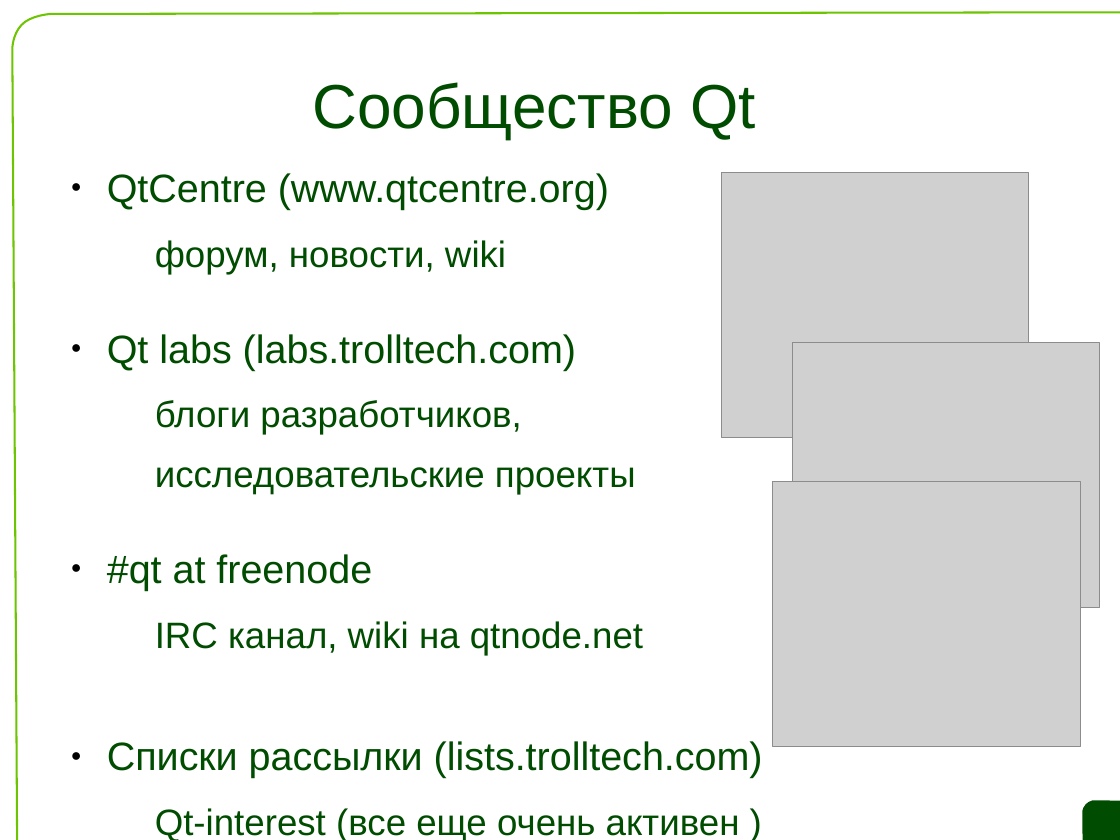
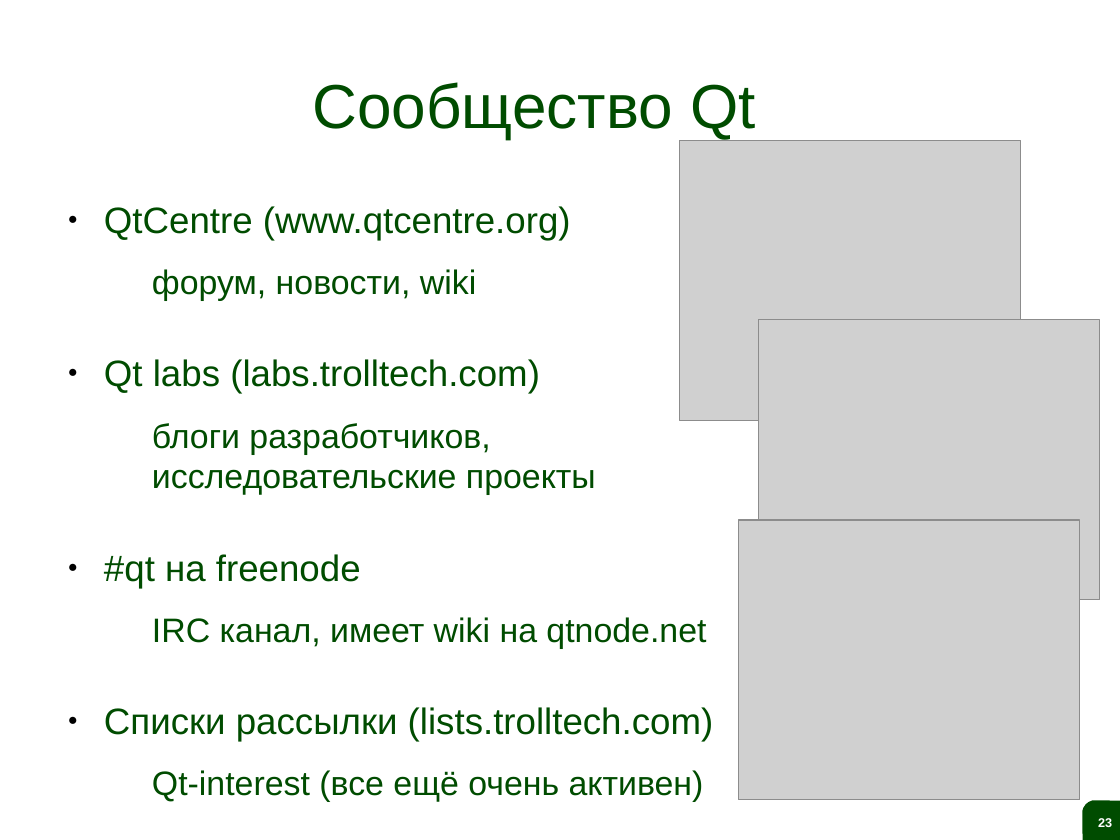
Before and after one commit to saa/qecm, a slide deck: slide 23 of Lectures and Exercises/L01 - The ideas behind Qt and a live demo/L1 Slides.odp. Drawn at 1120x840 pixels with LibreOffice and Linux fonts; fonts in the diff are those of the drawing; grey boxes stand for pictures; background and template pictures are left out. Boxes give left, top, right and bottom in pixels: in the first picture for what was removed or moved away, otherwise in the second. Text is boxed around its words. In the diff, an @@ line names an element or a change of style, - is before the commit and + after.

```diff
--- a/Lectures and Exercises/L01 - The ideas behind Qt and a live demo/L1 Slides.odp
+++ b/Lectures and Exercises/L01 - The ideas behind Qt and a live demo/L1 Slides.odp
@@ freeform shape removed at (12, 12, 1120, 840) @@
@@ picture: place and size @@
-picture at (722, 173, 1030, 438)
+picture at (680, 140, 1021, 421)
@@ text "QtCentre (www.qtcentre.org)": place and size @@
-text "QtCentre (www.qtcentre.org)" at (107, 173, 763, 840)
+text "QtCentre (www.qtcentre.org)" at (104, 206, 714, 802)
@@ text at (104, 206, 714, 742): size 28 to 26 pt in "QtCentre (www.qtcentre.org)", "Qt labs (labs.trolltech.com)", "Списки рассылки (lists.trolltech.com)"; size 26 to 24 pt in "форум, новости, wiki" @@
@@ picture: place and size @@
-picture at (793, 344, 1101, 609)
+picture at (758, 320, 1100, 601)
@@ text at (104, 423, 706, 649): text changed; size 26 to 24 pt @@
-  блоги разработчиков,
-  исследовательские проекты
-● #qt at freenode
-  IRC канал, wiki на qtnode.net
+  блоги разработчиков,
+  исследовательские проекты
+● #qt на freenode
+  IRC канал, имеет wiki на qtnode.net
@@ picture: place and size @@
-picture at (773, 482, 1081, 747)
+picture at (739, 520, 1080, 801)
@@ text at (152, 770, 704, 802): text changed; size 26 to 24 pt @@
-  Qt-interest (все еще очень активен )
+  Qt-interest (все ещё очень активен)
@@ freeform shape removed at (1082, 801, 1120, 840) @@
@@ page number added at (1082, 801, 1120, 840), fill #004C00, 9 pt, text #FFFFFF, bold @@
+23
```
Also in this commit, not shown: 29 other slides changed, 1 slide added, 1 slide removed, 1 other file.
